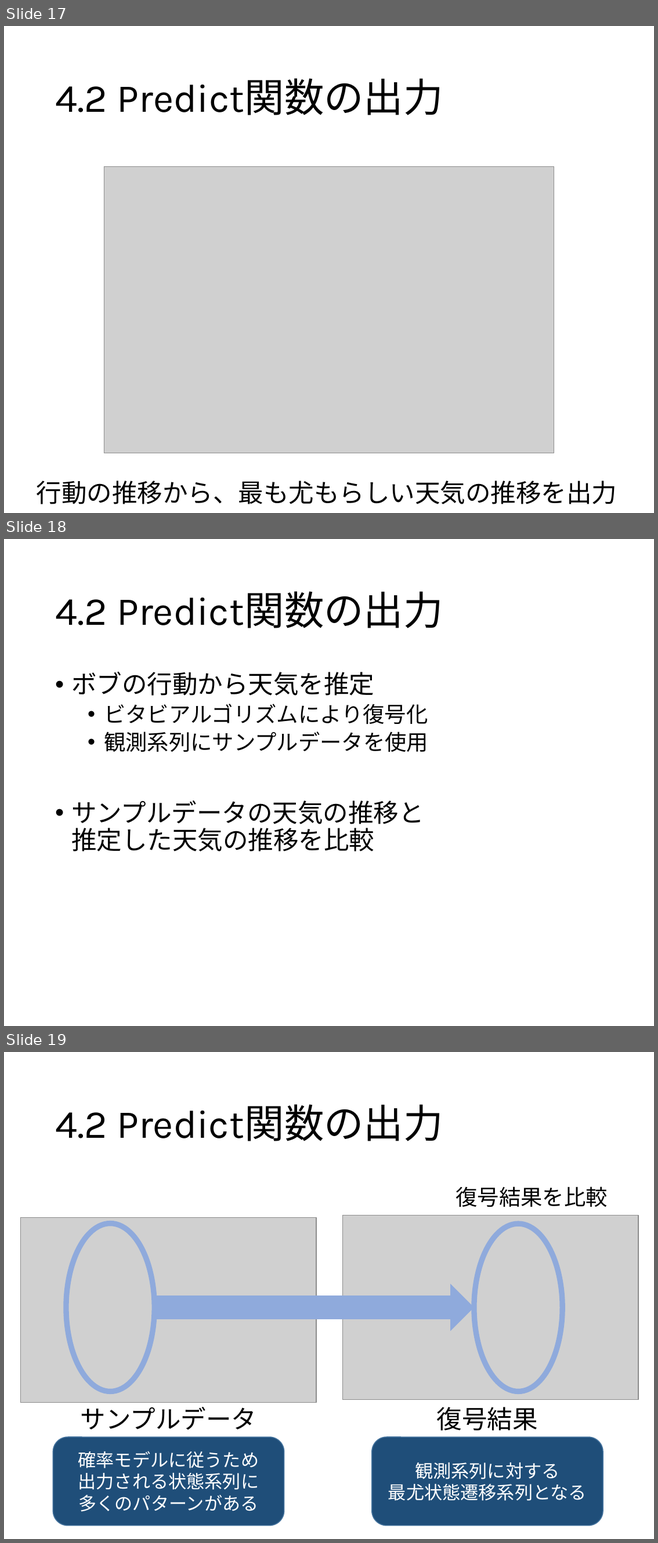
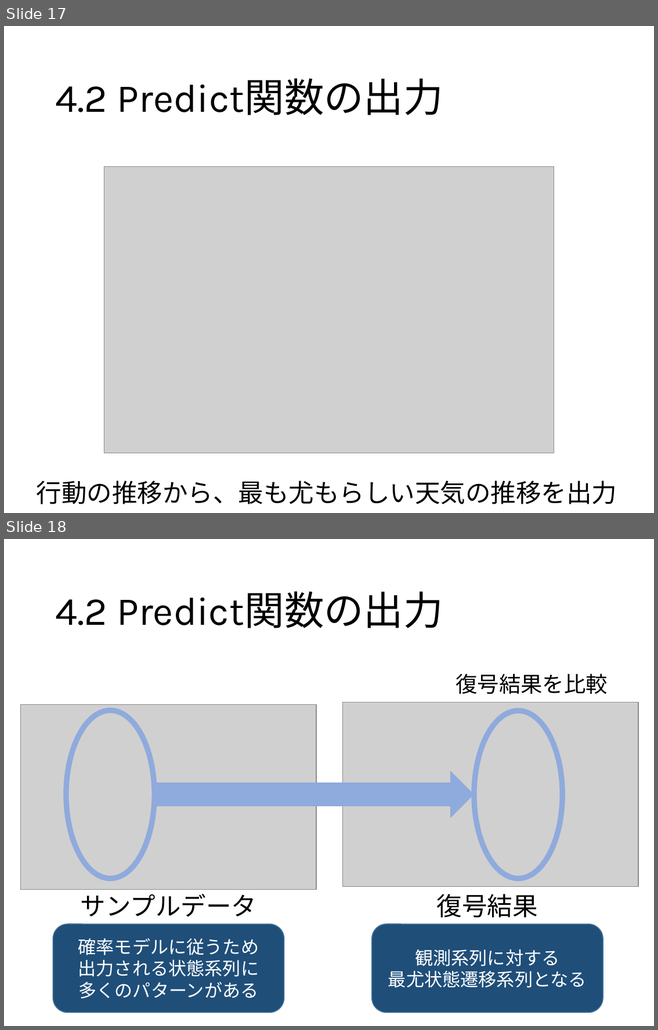
Before and after one commit to 2017B4/rinko, a slide deck: 輪講実習.pptx. Shown one above the other, each under a label of ours: slides 17, 18 and 19 before the commit, slides 17 and 18 after it. The pictures are 658x1543 and 658x1030 pixels, drawn with LibreOffice and Linux fonts; fonts in the diff are those of the drawing; grey boxes stand for pictures. Boxes give left, top, right and bottom in pixels: in the first picture for what was removed or moved away, otherwise in the second. Text is boxed around its words. In the diff, an @@ line names an element or a change of style, - is before the commit and + after.

```diff
--- a/輪講実習.pptx
+++ b/輪講実習.pptx
@@ slide 18 removed at (4, 539, 654, 1026), background #FFFFFF @@
@@ title removed at (55, 591, 442, 628) @@
-4.2 Predict関数の出力
@@ text removed at (71, 672, 428, 852) @@
-• ボブの行動から天気を推定
-  • ビタビアルゴリズムにより復号化
-  • 観測系列にサンプルデータを使用
-• サンプルデータの天気の推移と
-  推定した天気の推移を比較
@@ what was slide 19 is now slide 18 @@
```
Also in this commit, not shown: 8 slides changed.
